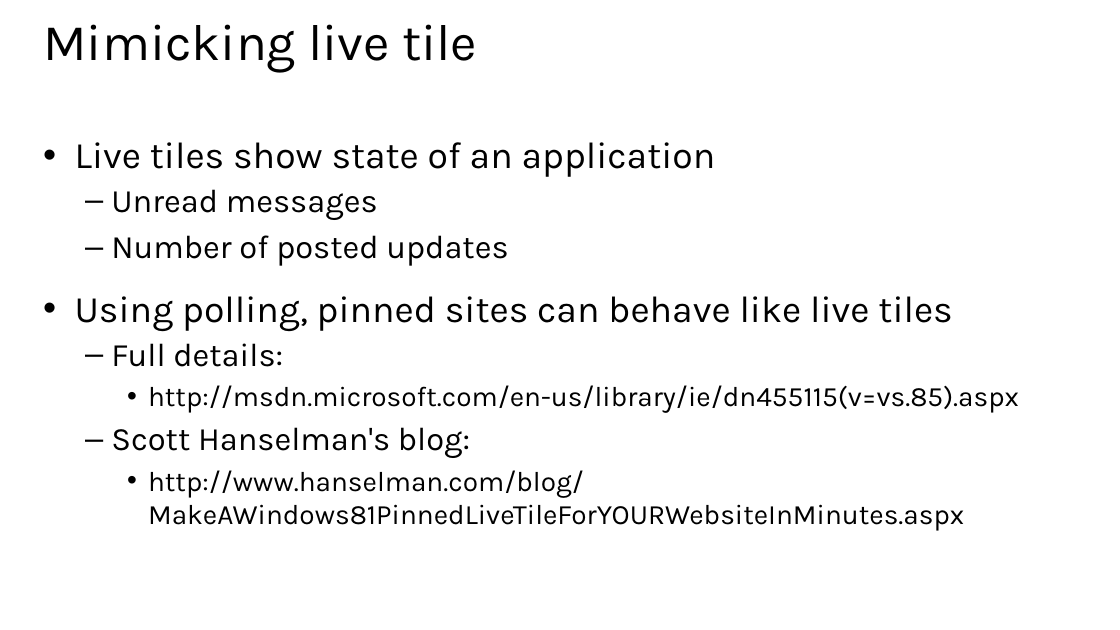
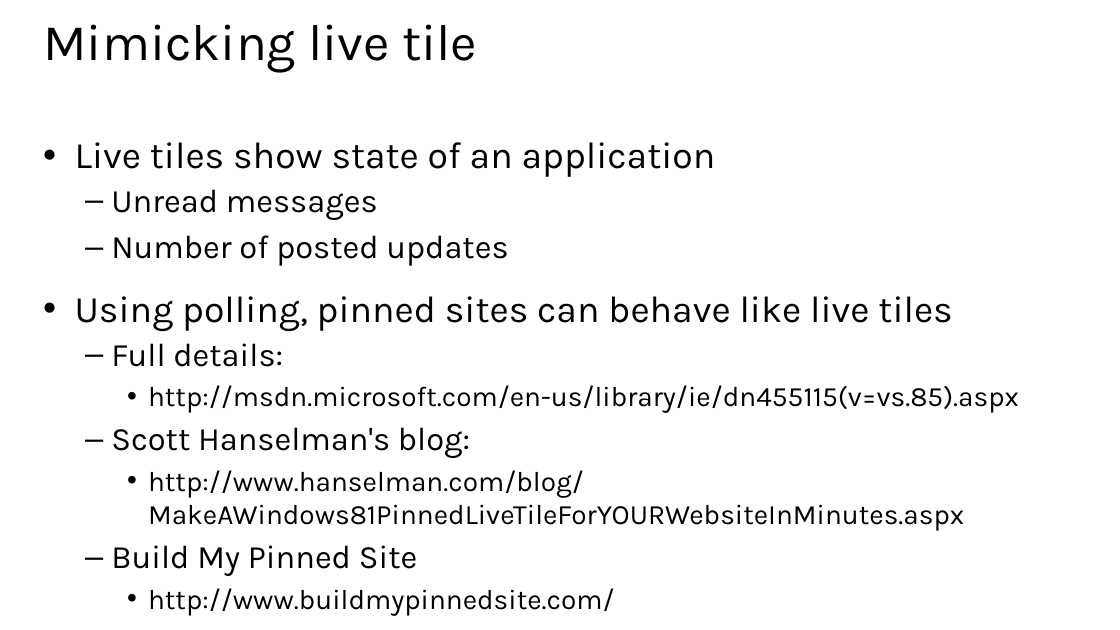
Before and after one commit to CharaD7/FrayedKnot, a slide deck: slide 33 of Slides/M2 Mobile UI.pptx. Drawn at 1120x630 pixels with LibreOffice and Linux fonts; fonts in the diff are those of the drawing. Boxes give left, top, right and bottom in pixels: in the first picture for what was removed or moved away, otherwise in the second. Text is boxed around its words. In the diff, an @@ line names an element or a change of style, - is before the commit and + after.

```diff
--- a/Slides/M2 Mobile UI.pptx
+++ b/Slides/M2 Mobile UI.pptx
@@ text at box(111, 545, 615, 615): paragraphs added @@
+  – Build My Pinned Site
+    • http://www.buildmypinnedsite.com/
```
Also in this commit, not shown: 2 other files.
